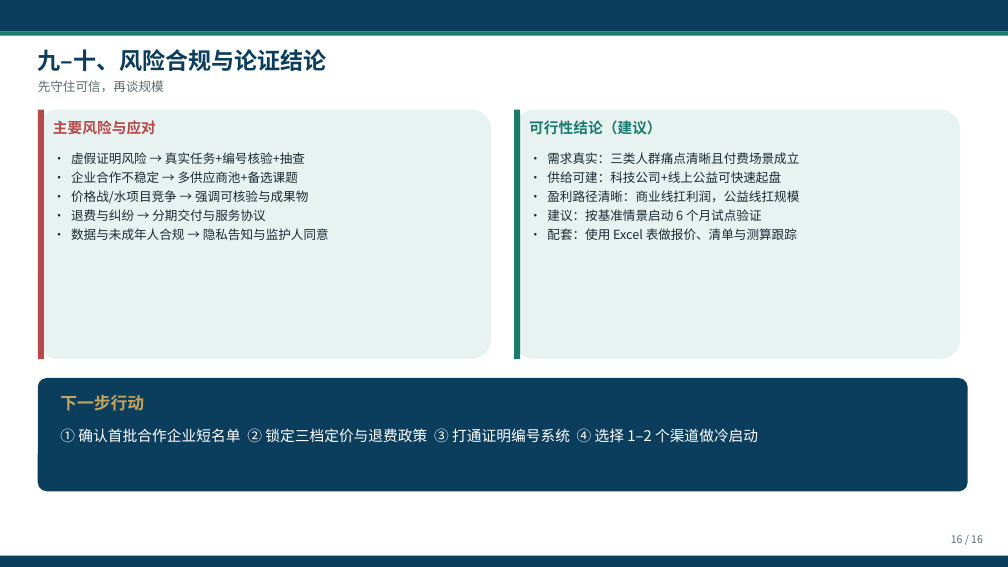
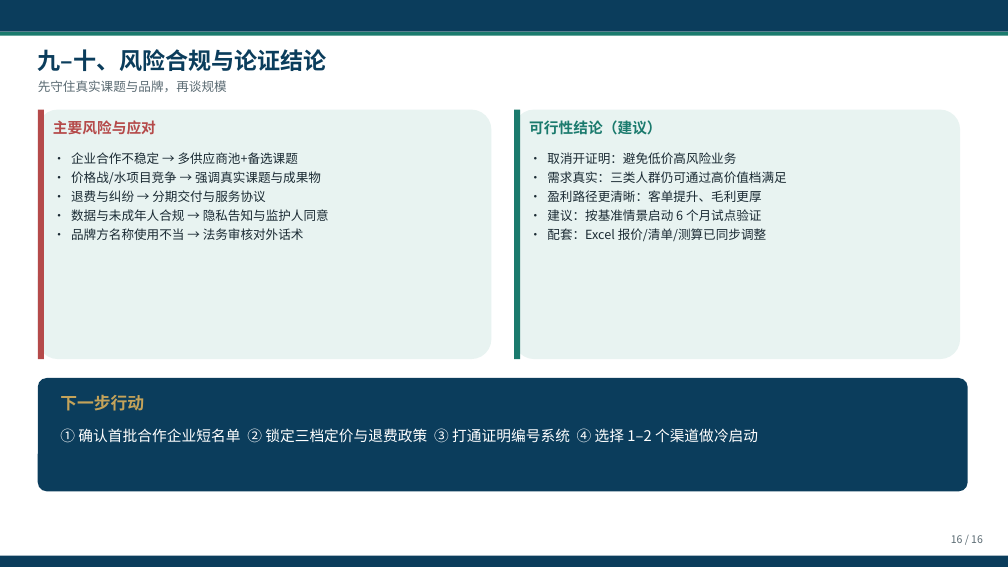
Before and after one commit to hujigang2010-maker/AIDEN, a slide deck: slide 16 of exports/学生实习赋能计划_可行性论证方案.pptx. Drawn at 1008x567 pixels with LibreOffice and Linux fonts; fonts in the diff are those of the drawing. Boxes give left, top, right and bottom in pixels: in the first picture for what was removed or moved away, otherwise in the second. Text is boxed around its words. In the diff, an @@ line names an element or a change of style, - is before the commit and + after.

```diff
--- a/exports/学生实习赋能计划_可行性论证方案.pptx
+++ b/exports/学生实习赋能计划_可行性论证方案.pptx
@@ text at [38, 80, 227, 92]: text changed @@
-先守住可信，再谈规模
+先守住真实课题与品牌，再谈规模
@@ text at [71, 152, 305, 164]: paragraph removed @@
-• 虚假证明风险 → 真实任务+编号核验+抽查
@@ text at [71, 171, 321, 184]: text changed @@
-• 价格战/水项目竞争 → 强调可核验与成果物
+• 价格战/水项目竞争 → 强调真实课题与成果物
@@ text at [547, 152, 786, 202]: text changed @@
-• 需求真实：三类人群痛点清晰且付费场景成立
-• 供给可建：科技公司+线上公益可快速起盘
-• 盈利路径清晰：商业线扛利润，公益线扛规模
+• 取消开证明：避免低价高风险业务
+• 需求真实：三类人群仍可通过高价值档满足
+• 盈利路径更清晰：客单提升、毛利更厚
@@ text at [71, 228, 304, 240]: paragraph added @@
+• 品牌方名称使用不当 → 法务审核对外话术
@@ text at [547, 228, 766, 242]: text changed @@
-• 配套：使用 Excel 表做报价、清单与测算跟踪
+• 配套：Excel 报价/清单/测算已同步调整
```
Also in this commit, not shown: 11 other slides changed, 6 other files.
